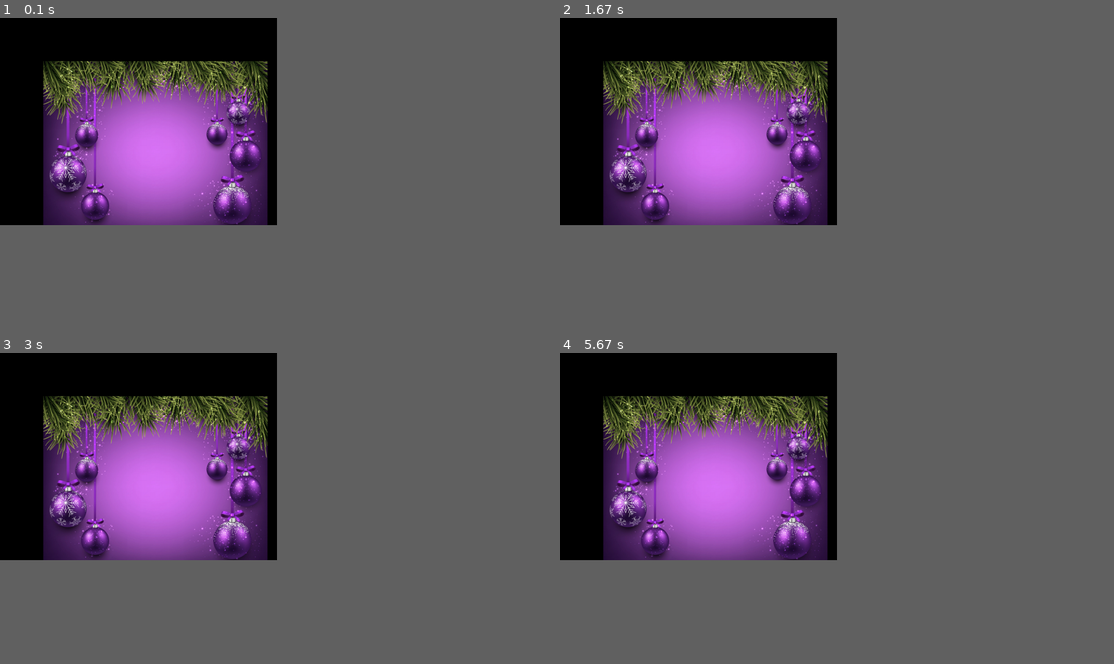
Above: before the commit, frames 1-4 (two rows, left to right).
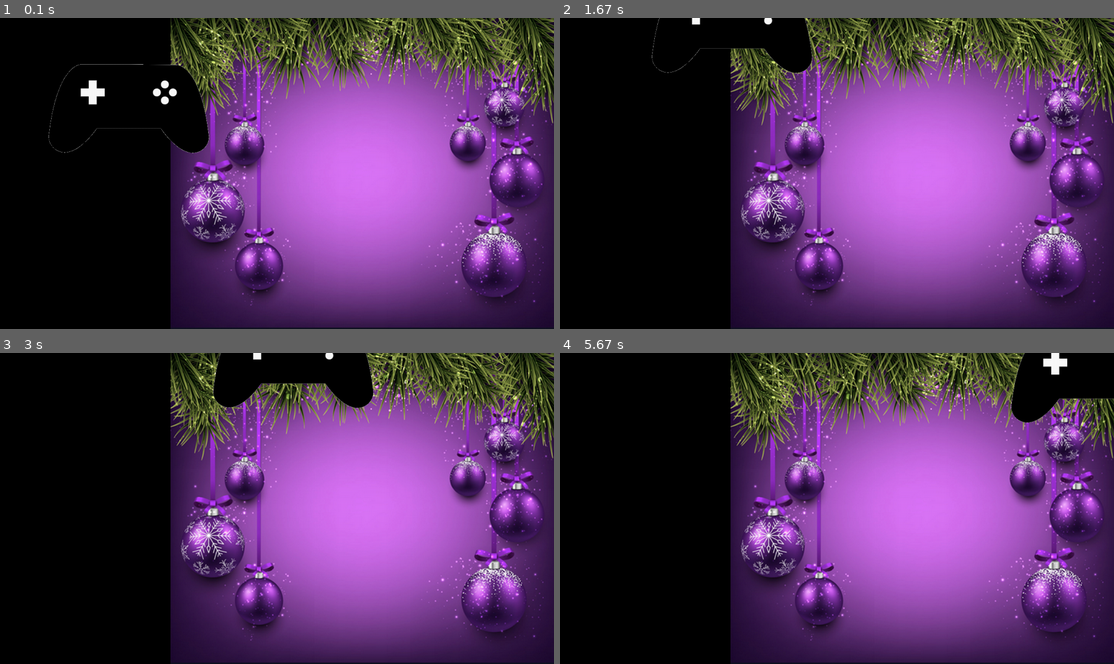
Above: after the commit, the same moments.

Repository: soaresden/PyGameBatoceRecalbox
Game: pygame game, started from PyGameBatoceRecalbox/PyGameBatoceRecalbox.py
Same seed, same stepped clock (60 frames per second), same inputs: the game is played once before the commit and once after it.
Inputs:
- Up to frame 1 (0.1 s): no input
- Up to frame 2 (1.67 s): hold Z 0.33-0.8 s; hold D 0.33-0.8 s; hold Q 0.83-1.3 s; hold D 0.83-1.3 s; tap Z at 0.9, 1.2, 1.4 s; hold D from 1.33 s (still down)
- Up to frame 3 (3 s): tap Z at 1.7, 1.9, 2.2, 2.4, 2.73 s; release D at 1.8 s; hold D 1.83-2.3 s; hold S 2.33-2.63 s; hold D from 2.67 s (still down)
- Up to frame 4 (5.67 s): tap Z at 3.03, 3.4, 3.8, 4.1, 4.3, 4.6, 4.8, 5.13, 5.43 s; release D at 3.3 s; hold S 3.33-3.7 s; hold D 3.73-4.2 s; hold D 4.23-4.7 s; hold S 4.73-5.03 s; hold D from 5.07 s (still down)
In our replay, the window is 450x337 before the commit and 900x506 after it. These sizes can differ from the game's own. Grey fills any space a smaller window leaves; there, only what the larger window draws over its background counts as a difference.

The runs differ from the first frame. In frame 1, 79% of the frame differs, in the area x 7-100%, y 0-100%; in frame 2, 78%; in frame 3, 76%; in frame 4, 77%.

Commit message:
Making the tutorial

Diff:
--- a/PyGameBatoceRecalbox/PyGameBatoceRecalbox.py
+++ b/PyGameBatoceRecalbox/PyGameBatoceRecalbox.py
@@ -4,50 +4,59 @@
 
 # 2 - Initialize the game
 pygame.init()
-width, height = 640, 480
+width, height = 1280, 720
 screen=pygame.display.set_mode((width, height))
+#set the keys
+keys = [False, False, False, False]
+playerpos=[100,100]
 
 # 3 - Load images
-player = pygame.image.load("images/background/fond.png")
+background = pygame.image.load("images/background/back720.png")
+pad1 = pygame.image.load("images/icons/pad.png")
 
 # 4 - keep looping through
 while 1:
     # 5 - clear the screen before drawing it again
     screen.fill(0)
     # 6 - draw the screen elements
-    screen.blit(player, (100,100))
+    # drawing the background
+    screen.blit(background, (0,0))
+    screen.blit(pad1, playerpos)
     # 7 - update the screen
     pygame.display.flip()
     # 8 - loop through the events
     for event in pygame.event.get():
         # check if the event is the X button
-        if event.type==pygame.QUIT:
-            # if it is quit the game
-            pygame.quit()
-            exit(0) # 1 - Import library
-import pygame
-from pygame.locals import *
+        if event.type == pygame.KEYDOWN:
+            if event.key==K_z:
+                keys[0]=True
+            elif event.key==K_q:
+                keys[1]=True
+            elif event.key==K_s:
+                keys[2]=True
+            elif event.key==K_d:
+                keys[3]=True
+        if event.type == pygame.KEYUP:
+            if event.key==pygame.K_z:
+                keys[0]=False
+            elif event.key==pygame.K_q:
+                keys[1]=False
+            elif event.key==pygame.K_s:
+                keys[2]=False
+            elif event.key==pygame.K_d:
+                keys[3]=False
 
-# 2 - Initialize the game
-pygame.init()
-width, height = 640, 480
-screen=pygame.display.set_mode((width, height))
-
-# 3 - Load images
-player = pygame.image.load("resources/images/dude.png")
-
-# 4 - keep looping through
-while 1:
-    # 5 - clear the screen before drawing it again
-    screen.fill(0)
-    # 6 - draw the screen elements
-    screen.blit(player, (100,100))
-    # 7 - update the screen
-    pygame.display.flip()
-    # 8 - loop through the events
-    for event in pygame.event.get():
-        # check if the event is the X button
         if event.type==pygame.QUIT:
             # if it is quit the game
             pygame.quit()
             exit(0)
+
+    # 9 - Move player
+    if keys[0]:
+        playerpos[1]-=5
+    elif keys[2]:
+        playerpos[1]+=5
+    if keys[1]:
+        playerpos[0]-=5
+    elif keys[3]:
+        playerpos[0]+=5
Binary file added: PyGameBatoceRecalbox/images/background/back720.png
Binary file removed: PyGameBatoceRecalbox/images/background/fond.png
Binary file added: PyGameBatoceRecalbox/images/icons/pad.png
Not shown, changed: PyGameBatoceRecalbox/PyGameBatoceRecalbox.pyproj
